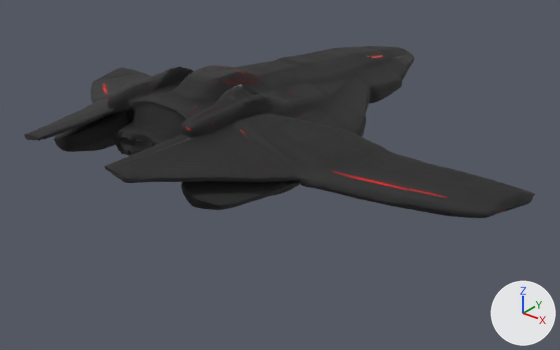
Renders of the glTF model Eidolon Shadow.glb from each side of a commit.
Rendered twice from a 50 mm camera at (29.3, -34.7, 21.0) aimed at (1.7, -0.2, -0.4). The lights are fixed; the arrows at lower right show +X, +Y and +Z. Vertices at the same position are counted once.

Before the edit, the objects in view are built like this:
```python
mat_material_0_001 = principled_material('Material_0.001')
mat_material_0_001.texture = img_image_0
mat_material_0_001.roughness = 0.8
me_mesh_0_001 = bpy.data.meshes.new('Mesh_0.001')
me_mesh_0_001.from_pydata(...)  # 25722 vertices, 51440 faces; spans x -16.8..16.9, y -14.1..17.4, z -2.5..3.4
me_mesh_0_001.materials.append(mat_material_0_001)  # picture img_image_0
ob_eidolon_shadow = bpy.data.objects.new('Eidolon_Shadow', me_mesh_0_001)
ob_eidolon_shadow.location = (0.0, 0.0, 3.64)
```
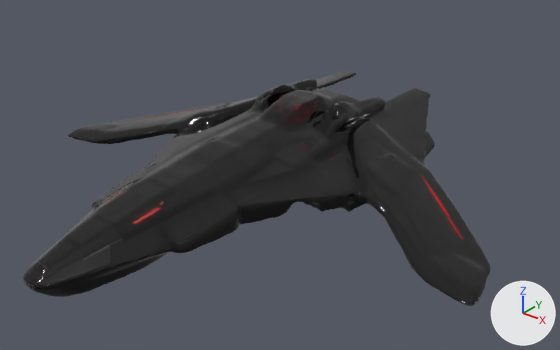
Changed parts and their boxes [x1, y1, x2, y2] in the pictures (560 x 350 px):
'Eidolon_Shadow', surface changed, mesh turned, moved: before [24, 46, 535, 218]; after [23, 72, 491, 306]

The change, as a list of edits to the scene's bpy script:
```text
Change mat_material_0_001:
    mat_material_0_001.roughness: 0.8 -> 0.1
Change me_mesh_0_001:
    where me_mesh_0_001.from_pydata(...)  # 25722 vertices, 51440 faces; spans x -16.8..16.9, y -14.1..17.4, z -2.5..3.4
    used by ob_eidolon_shadow; location = (0.0, 0.0, 3.64)
    me_mesh_0_001 part 1: the whole mesh is turned 179.4 degrees about the z axis through the mesh origin
Change ob_eidolon_shadow:
    ob_eidolon_shadow.location: (0.0, 0.0, 3.64) -> (0.0, 0.0, 0.0)
```
